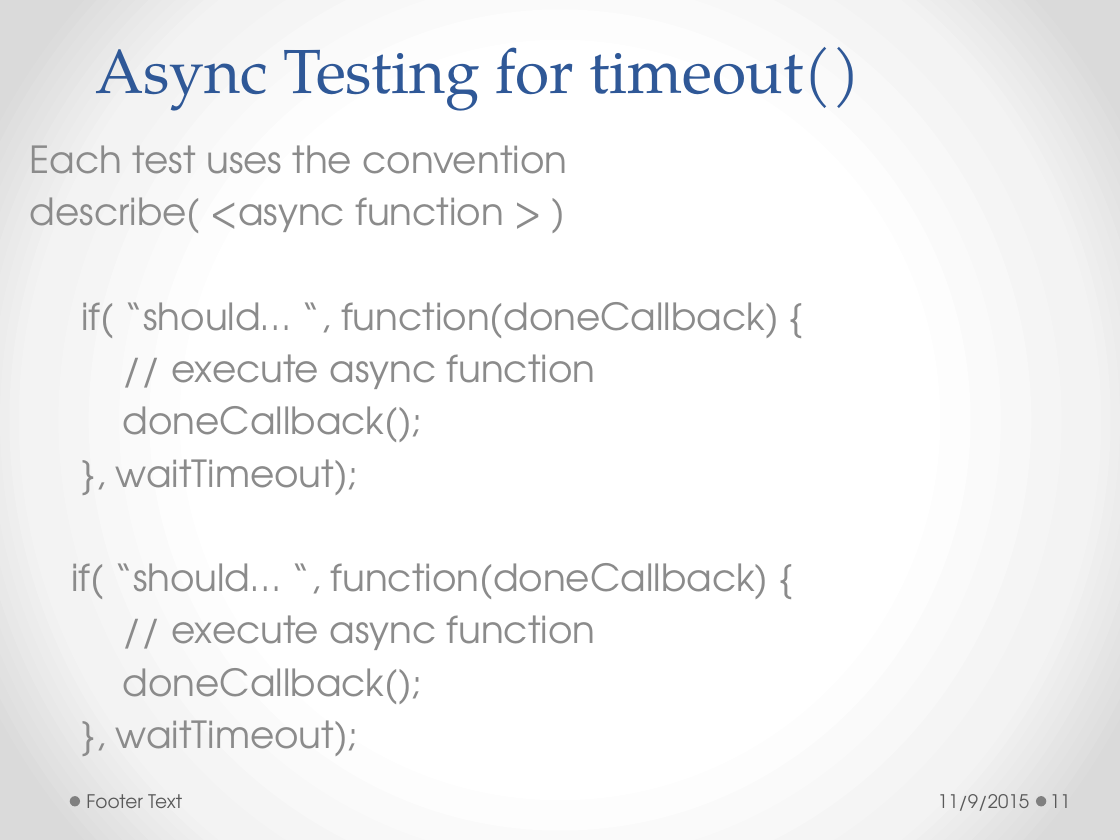
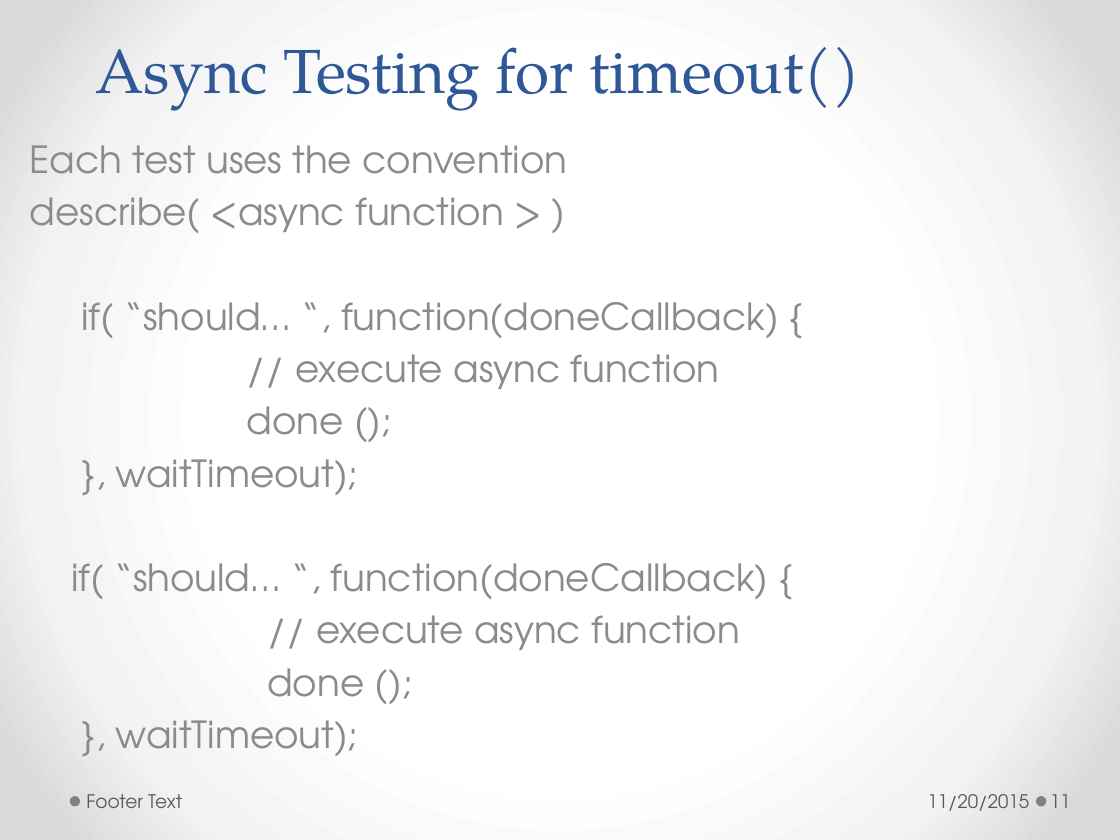
Before and after one commit to h-t-tran/work, a slide deck: slide 11 of brownbag/jamine/tech-presentation-jasmine.pptx. Drawn at 1120x840 pixels with LibreOffice and Linux fonts; fonts in the diff are those of the drawing. Boxes give left, top, right and bottom in pixels: in the first picture for what was removed or moved away, otherwise in the second. Text is boxed around its words. In the diff, an @@ line names an element or a change of style, - is before the commit and + after.

```diff
--- a/brownbag/jamine/tech-presentation-jasmine.pptx
+++ b/brownbag/jamine/tech-presentation-jasmine.pptx
@@ subtitle at (247, 406, 344, 435): text changed @@
-doneCallback();
+done ();
@@ subtitle at (267, 668, 364, 697): text changed @@
-doneCallback();
+done ();
@@ text at (927, 794, 1029, 811): text changed @@
-11/9/2015
+11/20/2015
```
Also in this commit, not shown: 20 other slides changed, 33 other files.
